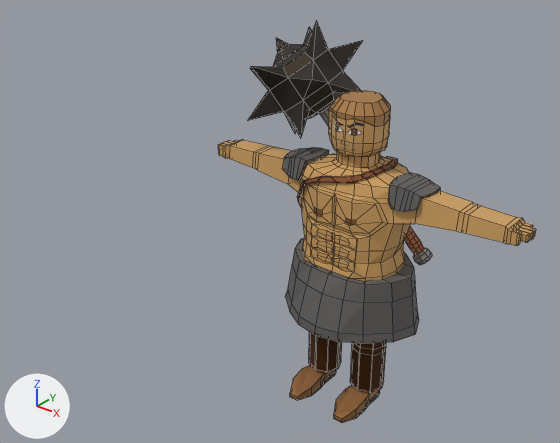
Renders of the Blender file models/cards/Frederic_the_Fearless.blend from each side of a commit.
Both versions are drawn from a camera (50 mm lens) standing at (2.26, -3.57, 3.2) and looking at (-0.21, -0.49, 1.29). Arrows for +X, +Y and +Z are at lower left; the lights stay in place. The first picture is the older version. Mesh edges are drawn as thin lines.

Names of what the first picture shows: 'FredericTheFearless.007'.
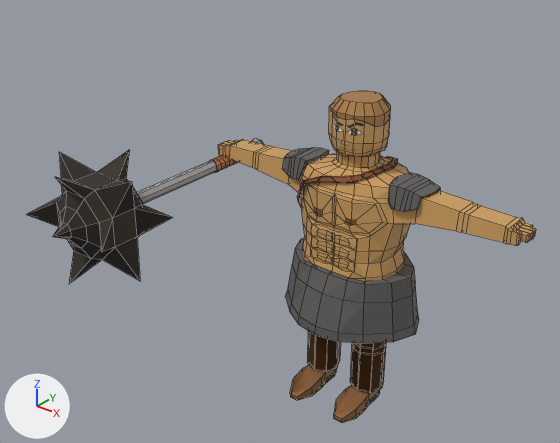
The change, as JSON lines over the scene's bpy script:
```json
{"block": "me_cylinder_008", "where": "# used by ob_fredericthefearless_007; location = (0.0, 0.0, 0.0)"}
{"op": "remove", "block": "me_cylinder_008", "code": "me_cylinder_008.from_pydata(...)  # 1373 vertices, 1264 faces; spans x -1.04..1.07, y -0.43..0.5, z 0.0..2.3"}
{"op": "add", "block": "me_cylinder_008", "code": "me_cylinder_008.from_pydata(...)  # 1411 vertices, 1309 faces; spans x -1.27..1.07, y -1.47..0.33, z 0.0..1.94"}
{"block": "me_cylinder_008", "change": "me_cylinder_008 part 1: the loose piece of 230 vertices spanning x -0.92..0.3, y -0.23..0.5, z 0.79..2.3 is multiplied about its middle by the matrix ((0.819, 0.0, 0.574), (0.564, 0.184, -0.805), (-0.105, 0.983, 0.15)), then moved by (-0.68, -0.89, -0.27)"}
{"block": "me_cylinder_008", "change": "me_cylinder_008 part 2: 6 vertices moved from x -0.25..-0.1, y -0.3..-0.12, z 0.01..0.09 to x -0.24..-0.09, y -0.3..-0.12, z 0.01..0.09; 46 vertices removed from x -0.28..-0.06, y -0.17..0.04, z 0.1..0.71; 120 vertices added at x -0.29..0.26, y -0.17..0.04, z 0.1..0.71"}
{"block": "me_cylinder_008", "change": "other edits to the shape of me_cylinder_008 do not show in these pictures"}
```

What differs and where, as boxes (x1, y1, x2, y2) in the pictures (560 x 443 px; the box of a moved part takes in the faces that stretch with it):
```json
{"object": "FredericTheFearless.007", "change": "reshaped", "before": [218, 20, 536, 423], "after": [26, 91, 536, 423], "on screen": "60% wider, 18% shorter"}
{"part": 1, "of": "me_cylinder_008", "change": "moved or reshaped", "before": [248, 20, 432, 265], "after": [26, 138, 264, 284]}
{"part": 2, "of": "me_cylinder_008", "change": "reshaped", "before": [290, 332, 342, 400], "after": [290, 331, 341, 401]}
```
